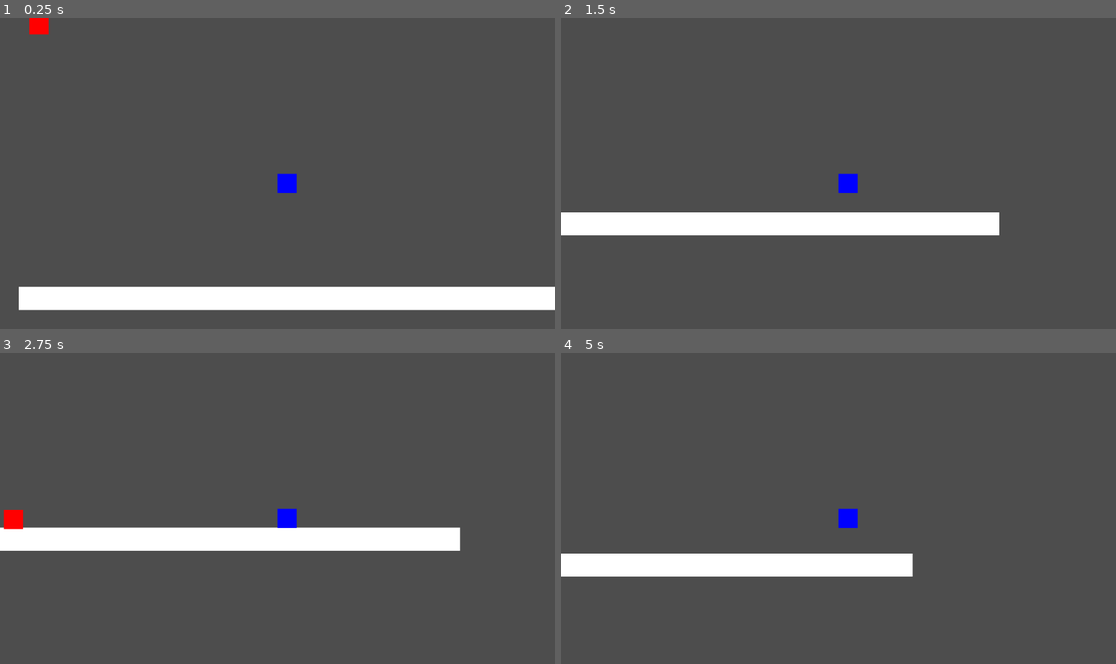
Above: before the commit, frames 1-4 (two rows, left to right).
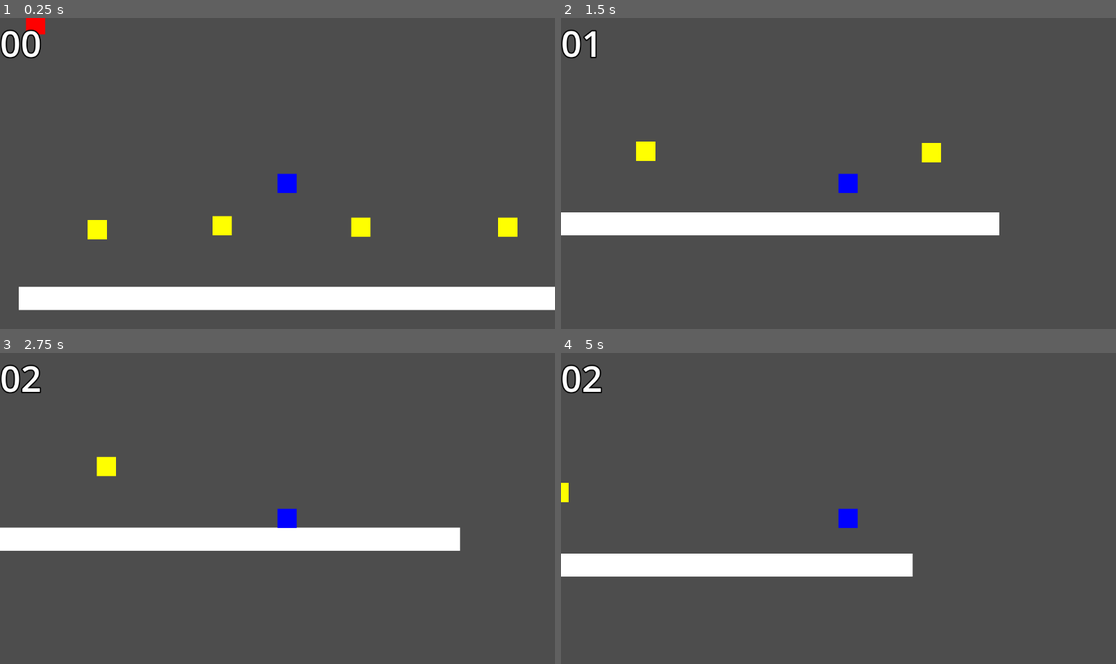
Above: after the commit, the same moments.

Repository: Namacha411/Platformer-GodotBook
Game: Godot game, scene res://stage1.tscn
Same seed, same stepped clock (60 frames per second), same inputs: the game is played once before the commit and once after it.
Inputs:
- Up to frame 1 (0.25 s): no input
- Up to frame 2 (1.5 s): tap Enter (ui_accept) at 0.5, 0.6, 0.77, 1.07, 1.35 s; hold Right (ui_right) from 0.53 s (still down)
- Up to frame 3 (2.75 s): tap Enter (ui_accept) at 1.52, 1.82, 2.1 s; release Right (ui_right) at 2.03 s; hold Left (ui_left) from 2.03 s (still down)
- Up to frame 4 (5 s): release Left (ui_left) at 2.78 s; hold Right (ui_right) 2.78-4.28 s; tap Enter (ui_accept) at 2.85, 3.02, 3.32, 3.6, 3.77, 4.07, 4.35, 4.52, 4.82 s; hold Left (ui_left) from 4.28 s (still down)

The runs differ from the first frame. In frame 1, 1.4% of the frame differs, in the area x 0-94%, y 0-72%; in frame 2, 0.8%; in frame 3, 0.9%; in frame 4, 0.5%.

Commit message:
[add] s2.8

Diff:
--- a/Character.gd
+++ b/Character.gd
@@ -15,6 +15,7 @@
 
 	# Handle jump.
 	if Input.is_action_just_pressed("ui_accept") and is_on_floor():
+		Audio.get_node("Jump").play()
 		velocity.y = JUMP_VELOCITY
 
 	# Get the input direction and handle the movement/deceleration.
--- /dev/null
+++ b/Coin.gd
@@ -0,0 +1,13 @@
+extends ColorRect
+
+
+# Called when the node enters the scene tree for the first time.
+func _ready():
+	pass # Replace with function body.
+
+
+func _on_area_body_entered(body):
+	if body.name == "Character":
+		CoinCount.add(1)
+		Audio.get_node("Coin").play()
+		self.queue_free()
--- a/Enemy.gd
+++ b/Enemy.gd
@@ -1,5 +1,7 @@
 extends CharacterBody2D
 
+@export var move_speed: int
+@export var can_thread: bool
 
 const SPEED = 300.0
 const JUMP_VELOCITY = -400.0
@@ -12,10 +14,11 @@
 	# Add the gravity.
 	if not is_on_floor():
 		velocity.y += gravity * delta
-	velocity.x = 75
+	velocity.x = move_speed
 	move_and_slide()
 
 
 func _on_area_body_entered(body):
-	if body.name == "Character":
+	if body.name == "Character" and can_thread:
+		Audio.get_node("Hit").play()
 		self.queue_free()
--- /dev/null
+++ b/audio.tscn
@@ -0,0 +1,22 @@
+[gd_scene load_steps=5 format=3 uid="uid://dorujqsu6okme"]
+
+[ext_resource type="AudioStream" uid="uid://ch4wxsbvkfpff" path="res://PrettySky.ogg" id="1_5ea76"]
+[ext_resource type="AudioStream" uid="uid://b8wetalvs4ymk" path="res://Jump.ogg" id="2_hod7r"]
+[ext_resource type="AudioStream" uid="uid://b03kffgi7wet4" path="res://Hit.ogg" id="3_ulr50"]
+[ext_resource type="AudioStream" uid="uid://41oql2y0pip3" path="res://Coin.ogg" id="4_rsla3"]
+
+[node name="Audio" type="Node"]
+
+[node name="BGM" type="AudioStreamPlayer" parent="."]
+stream = ExtResource("1_5ea76")
+volume_db = -8.0
+
+[node name="Jump" type="AudioStreamPlayer" parent="."]
+stream = ExtResource("2_hod7r")
+volume_db = -8.0
+
+[node name="Hit" type="AudioStreamPlayer" parent="."]
+stream = ExtResource("3_ulr50")
+
+[node name="Coin" type="AudioStreamPlayer" parent="."]
+stream = ExtResource("4_rsla3")
--- /dev/null
+++ b/coin.tscn
@@ -0,0 +1,20 @@
+[gd_scene load_steps=3 format=3 uid="uid://t8bcg2mbhmlq"]
+
+[ext_resource type="Script" path="res://Coin.gd" id="1_i2dbt"]
+
+[sub_resource type="RectangleShape2D" id="RectangleShape2D_4hgfr"]
+size = Vector2(40, 40)
+
+[node name="Coin" type="ColorRect"]
+offset_right = 40.0
+offset_bottom = 40.0
+color = Color(1, 1, 0, 1)
+script = ExtResource("1_i2dbt")
+
+[node name="Area" type="Area2D" parent="."]
+
+[node name="Shape" type="CollisionShape2D" parent="Area"]
+position = Vector2(20, 20)
+shape = SubResource("RectangleShape2D_4hgfr")
+
+[connection signal="body_entered" from="Area" to="." method="_on_area_body_entered"]
--- /dev/null
+++ b/coin_count.gd
@@ -0,0 +1,8 @@
+extends CanvasLayer
+
+var coin = 0
+@onready var label = $Label
+
+func add(value):
+	coin += value
+	label.text = "%02d" % coin
--- /dev/null
+++ b/coin_count.tscn
@@ -0,0 +1,15 @@
+[gd_scene load_steps=2 format=3 uid="uid://d12v5j7oyffr8"]
+
+[ext_resource type="Script" path="res://coin_count.gd" id="1_7q1j0"]
+
+[node name="CoinCount" type="CanvasLayer"]
+layer = 2
+script = ExtResource("1_7q1j0")
+
+[node name="Label" type="Label" parent="."]
+offset_right = 40.0
+offset_bottom = 23.0
+theme_override_colors/font_outline_color = Color(0, 0, 0, 1)
+theme_override_constants/outline_size = 10
+theme_override_font_sizes/font_size = 75
+text = "00"
--- a/project.godot
+++ b/project.godot
@@ -15,6 +15,11 @@
 config/features=PackedStringArray("4.2", "GL Compatibility")
 config/icon="res://icon.svg"
 
+[autoload]
+
+Audio="*res://audio.tscn"
+CoinCount="*res://coin_count.tscn"
+
 [input]
 
 jump={
--- /dev/null
+++ b/stage1.gd
@@ -0,0 +1,6 @@
+extends Node2D
+
+
+# Called when the node enters the scene tree for the first time.
+func _ready():
+	Audio.get_node("BGM").play()
--- a/stage1.tscn
+++ b/stage1.tscn
@@ -1,7 +1,9 @@
-[gd_scene load_steps=5 format=3 uid="uid://lwgg08a01qok"]
+[gd_scene load_steps=7 format=3 uid="uid://lwgg08a01qok"]
 
 [ext_resource type="Script" path="res://Character.gd" id="1_gru8n"]
+[ext_resource type="Script" path="res://stage1.gd" id="1_x7s2c"]
 [ext_resource type="PackedScene" uid="uid://d0bo7fdfmqgck" path="res://enemy.tscn" id="2_ww8en"]
+[ext_resource type="PackedScene" uid="uid://t8bcg2mbhmlq" path="res://coin.tscn" id="4_0qr8n"]
 
 [sub_resource type="RectangleShape2D" id="RectangleShape2D_3sskl"]
 size = Vector2(1154, 49)
@@ -10,6 +12,7 @@
 size = Vector2(41, 41)
 
 [node name="Stage1" type="Node2D"]
+script = ExtResource("1_x7s2c")
 
 [node name="Platform" type="StaticBody2D" parent="."]
 
@@ -39,3 +42,29 @@
 [node name="Camera2D" type="Camera2D" parent="Character"]
 
 [node name="Enemy" parent="." instance=ExtResource("2_ww8en")]
+move_speed = 50
+can_thread = true
+
+[node name="Coin" parent="." instance=ExtResource("4_0qr8n")]
+offset_left = 140.0
+offset_top = 459.0
+offset_right = 180.0
+offset_bottom = 499.0
+
+[node name="Coin2" parent="." instance=ExtResource("4_0qr8n")]
+offset_left = 399.0
+offset_top = 451.0
+offset_right = 439.0
+offset_bottom = 491.0
+
+[node name="Coin3" parent="." instance=ExtResource("4_0qr8n")]
+offset_left = 687.0
+offset_top = 454.0
+offset_right = 727.0
+offset_bottom = 494.0
+
+[node name="Coin4" parent="." instance=ExtResource("4_0qr8n")]
+offset_left = 992.0
+offset_top = 454.0
+offset_right = 1032.0
+offset_bottom = 494.0
Not shown, added: Coin.ogg.import
Not shown, added: Hit.ogg.import
Not shown, added: Jump.ogg.import
Not shown, added: PrettySky.ogg.import
Not shown, added: Coin.ogg
Not shown, added: Hit.ogg
Not shown, added: Jump.ogg
Not shown, added: PrettySky.ogg
